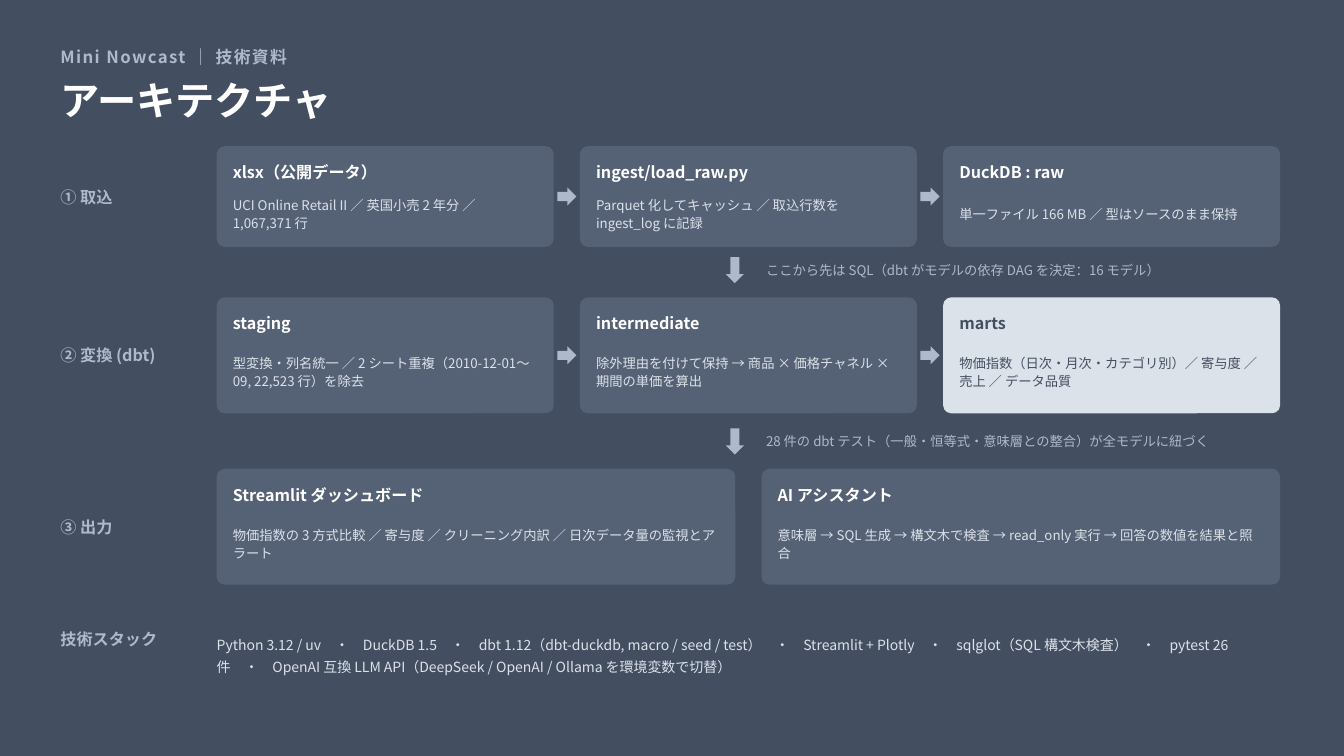
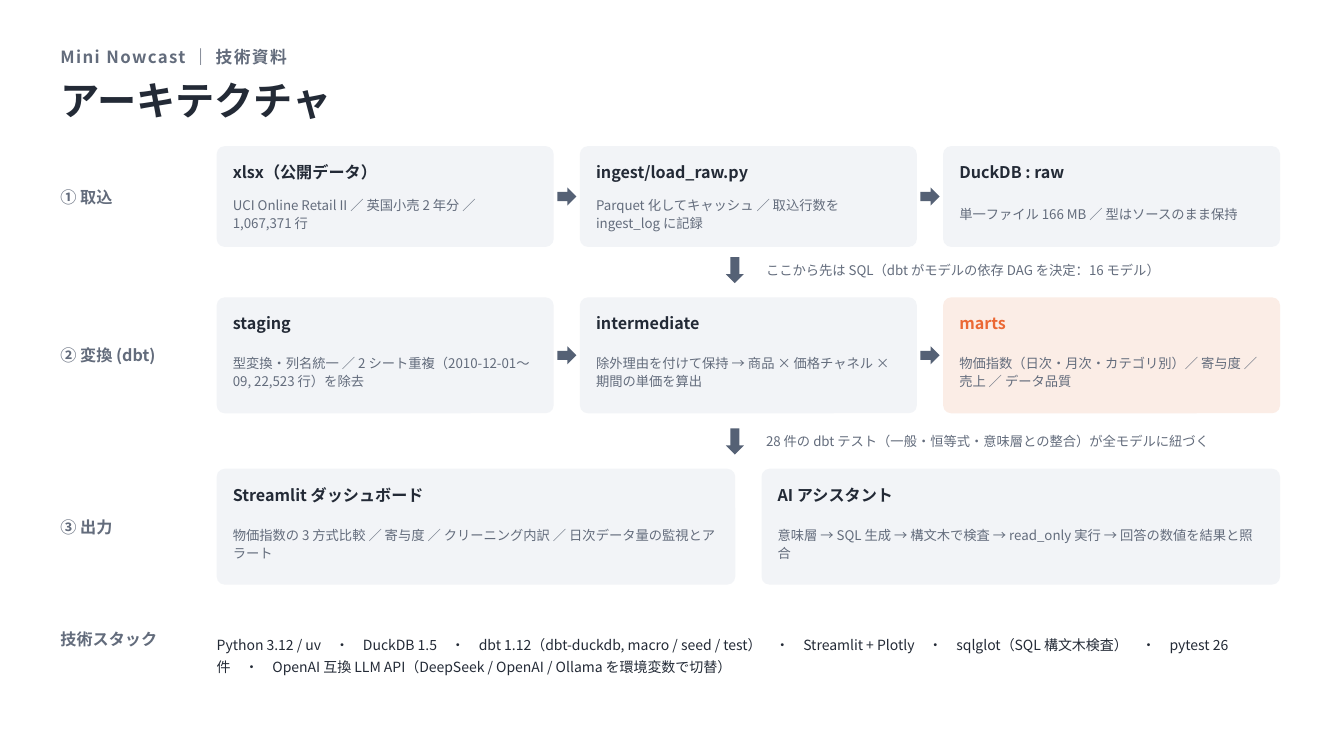
Before and after one commit to Calista0429/mini-nowcast, a slide deck: slide 1 of docs/mini-nowcast-engineering.pptx. Drawn at 1344x756 pixels with LibreOffice and Linux fonts; fonts in the diff are those of the drawing. Boxes give left, top, right and bottom in pixels: in the first picture for what was removed or moved away, otherwise in the second. Text is boxed around its words. In the diff, an @@ line names an element or a change of style, - is before the commit and + after.

```diff
--- a/docs/mini-nowcast-engineering.pptx
+++ b/docs/mini-nowcast-engineering.pptx
@@ background #434E60 to #FFFFFF @@
@@ rounded rectangle at [944,297,1280,413]: fill #DCE2EA to #FBEDE6 @@
@@ text "marts" at [959,317,1006,329]: text colour #434E60 to #EB6834 @@
@@ text "物価指数（日次・月次・カテゴリ別）／ 寄与度 ／ 売上 ／ ..." at [959,357,1241,387]: text colour #434E60 to #636C7C @@
@@ fill #AEBACB to #556175 in 6 elements at [558,188,577,206], [921,188,940,206], [726,257,744,283], [558,347,577,365], [921,347,940,365], [726,429,744,455] @@
@@ fill #556175 to #F2F4F7 in 7 elements at [217,146,554,247], [580,146,917,247], [944,146,1280,247], [217,297,554,413], [580,297,917,413], [761,469,1279,585], [217,469,735,585] @@
@@ text colour #FFFFFF to #232A36 in 8 elements at [60,82,331,119], [233,164,377,180], [596,165,748,182], [959,165,1064,178], [233,316,291,333], [596,316,699,329], [233,487,424,503], [778,487,893,502] @@
@@ text colour #DCE2EA to #636C7C in 7 elements at [233,199,460,230], [596,199,839,232], [959,208,1238,220], [233,357,530,388], [596,357,873,387], [233,529,715,559], [778,529,1253,559] @@
@@ text colour #AEBACB to #636C7C in 7 elements at [60,49,287,65], [60,189,112,205], [766,264,1160,278], [60,347,155,364], [766,435,1208,447], [60,519,112,535], [60,631,157,647] @@
@@ text "Python 3.12 / uv ・ ..." at [217,638,1229,676]: text colour #DCE2EA to #232A36 @@
```
Also in this commit, not shown: 2 other slides changed, 3 other files.
